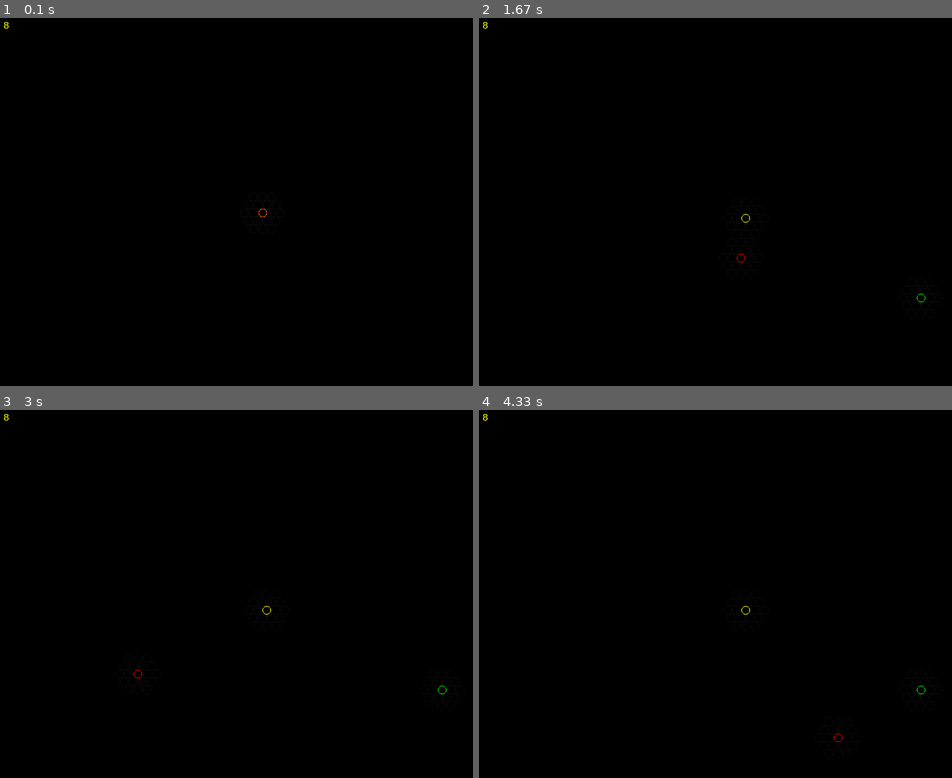
Above: before the commit, frames 1-4 (two rows, left to right).
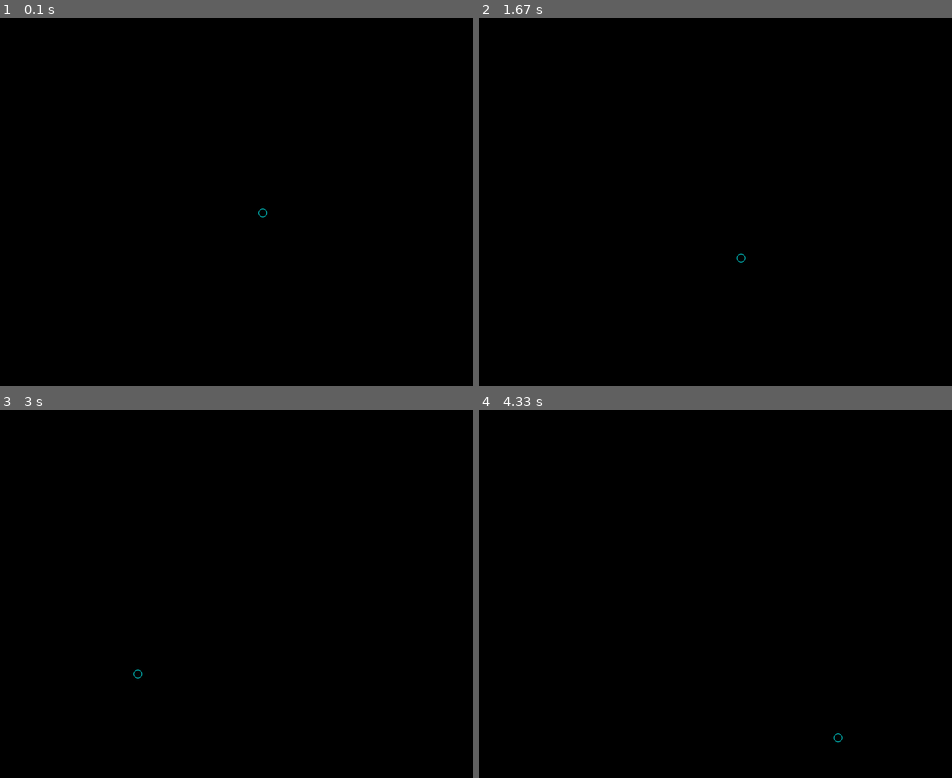
Above: after the commit, the same moments.

Repository: mtday/pygame
Game: pygame game, started from mygame/client/client.py
Two runs of this game, one before a commit and one after it. Both use one fixed random seed, a clock stepped at 60 frames per second and the inputs below.
Inputs (mouse positions are in pixels of both pictures, inside the frame that each line leads up to):
- Up to frame 1 (0.1 s): no input
- Up to frame 2 (1.67 s): press the mouse at (616, 216) at 0.37 s; move the mouse to (701, 257) at 0.47 s; release the mouse at (791, 301) at 0.6 s; click (578, 305) at 0.72 s; click (753, 80) at 1.05 s; click (739, 260) at 1.38 s
- Up to frame 3 (3 s): click (175, 476) at 1.72 s; click (425, 594) at 2.05 s; click (449, 682) at 2.38 s; click (137, 674) at 2.72 s
- Up to frame 4 (4.33 s): click (663, 719) at 3.05 s; click (852, 553) at 3.38 s; click (928, 597) at 3.72 s; click (838, 737) at 4.05 s

The runs differ from the first frame. In frame 1, less than 0.1% of the frame differs, in the area x 0-57%, y 1-55%; in frame 2, less than 0.1%, in the area x 0-95%, y 1-78%; in frame 3, less than 0.1%; in frame 4, less than 0.1%.

Commit message:
removed unneeded hexgrid drawing code

Diff:
--- a/mygame/client/config/colors.py
+++ b/mygame/client/config/colors.py
@@ -1,4 +1,5 @@
 
+CYAN = (0, 255, 255)
 BLACK = (0, 0, 0)
 BLUE = (0, 0, 255)
 GREEN = (0, 255, 0)
--- /dev/null
+++ b/mygame/client/ui/hex.py
@@ -0,0 +1,24 @@
+import math
+import pygame
+import pygame.gfxdraw
+
+
+class Hex:
+    precomputed_rads = [(math.pi / 180) * (60 * i + 30) for i in range(0, 6)]
+    precomputed_cos = [math.cos(rad) for rad in precomputed_rads]
+    precomputed_sin = [math.sin(rad) for rad in precomputed_rads]
+
+    @staticmethod
+    def draw_circle(surface, center, radius, color):
+        pygame.gfxdraw.aacircle(surface, int(center[0]), int(center[1]), int(radius), color)
+
+    @staticmethod
+    def draw_hex(surface, center, radius, color):
+        corner_points = [Hex.get_point(center, radius, i) for i in range(0, 6)]
+        pygame.draw.aalines(surface, color, True, corner_points)
+
+    @staticmethod
+    def get_point(center, radius, i):
+        center_x, center_y = center
+        return (center_x + radius * Hex.precomputed_cos[i],
+                center_y + radius * Hex.precomputed_sin[i])
--- a/mygame/client/ui/hexgrid.py
+++ b/mygame/client/ui/hexgrid.py
@@ -1,19 +1,12 @@
 import math
 
-import pygame
-from mygame.client.config.colors import BLACK
-from mygame.client.config.colors import GREEN
-from mygame.client.config.colors import HEX_GRID_LINE_COLOR
-from mygame.client.config.colors import RED
-from mygame.client.config.colors import YELLOW
-from mygame.common.model.coord import Coord
-from mygame.common.model.hex import Hex
-
-from mygame.client.config.settings import FONT_NAME_DEFAULT
+from mygame.client.config.colors import CYAN
 from mygame.client.config.settings import HEX_RADIUS_DEFAULT
 from mygame.client.config.settings import HEX_RADIUS_MAX
 from mygame.client.config.settings import HEX_RADIUS_MID
 from mygame.client.config.settings import HEX_RADIUS_MIN
+from mygame.client.ui.hex import Hex
+from mygame.common.model.coord import Coord
 
 
 class HexGrid:
@@ -85,40 +78,11 @@
         self.hex_width_half = self.hex_width / 2
 
     def draw(self):
-        # self.__draw_grid()
-        self.__draw_center()
-        self.__draw_origin()
         self.__draw_hover()
-
-        font = pygame.font.SysFont(FONT_NAME_DEFAULT, 15)
-        self.surface.blit(font.render(f'{self.hex_radius}', True, YELLOW, BLACK), (10, 10))
-
-    def __draw_grid(self):
-        top_left = self.__get_top_left_coord_center()
-        rows = int(self.surface.get_height() / self.hex_vertical_increase) + 1
-        cols = int(self.surface.get_width() / self.hex_width) + 1
-        for r in range(0, rows):
-            for c in range(0, cols):
-                hex_offset = int((r % 2) * self.hex_width_half)
-                center = (top_left[0] + c * self.hex_width + hex_offset, top_left[1] + r * self.hex_vertical_increase)
-                Hex.draw_hex(self.surface, center, self.hex_radius, HEX_GRID_LINE_COLOR)
-
-    def __draw_center(self):
-        self.__draw_coord_ring(self.center_coord, HEX_GRID_LINE_COLOR, 2)
-        self.__draw_coord_neighbors(self.center_coord, HEX_GRID_LINE_COLOR)
-        self.__draw_coord(self.center_coord, YELLOW)
 
     def __draw_hover(self):
         if self.hover_coord:
-            self.__draw_coord_ring(self.hover_coord, HEX_GRID_LINE_COLOR, 2)
-            self.__draw_coord_neighbors(self.hover_coord, HEX_GRID_LINE_COLOR)
-            self.__draw_coord(self.hover_coord, RED)
-
-    def __draw_origin(self):
-        origin = Coord()
-        self.__draw_coord_ring(origin, HEX_GRID_LINE_COLOR, 2)
-        self.__draw_coord_neighbors(origin, HEX_GRID_LINE_COLOR)
-        self.__draw_coord(origin, GREEN)
+            self.__draw_coord(self.hover_coord, CYAN)
 
     def __draw_coord(self, coord, color):
         offset = coord.subtract_coord(self.center_coord)
@@ -126,23 +90,4 @@
         coord_x = coord_x + self.surface.get_width() / 2 + self.coord_offset_x
         coord_y = self.hex_radius * 3 / 2 * offset.z
         coord_y = coord_y + self.surface.get_height() / 2 + self.coord_offset_y
-        Hex.draw_circle(self.surface, (coord_x, coord_y), self.hex_width_half, color, coord)
-
-    def __draw_coord_neighbors(self, coord, color):
-        [self.__draw_coord(neighbor, color) for neighbor in coord.get_neighbors()]
-
-    def __draw_coord_ring(self, coord, color, distance):
-        [self.__draw_coord(surrounding, color) for surrounding in coord.get_ring(distance)]
-
-    def __get_top_left_coord_center(self):
-        top_left = (self.surface.get_width() / 2 + self.coord_offset_x,
-                    self.surface.get_height() / 2 + self.coord_offset_y)
-        while top_left[0] >= 0 or top_left[1] >= 0:
-            if top_left[0] >= 0:
-                if top_left[1] >= 0:
-                    top_left = (top_left[0] - self.hex_width_half, top_left[1] - self.hex_vertical_increase)
-                else:
-                    top_left = (top_left[0] - self.hex_width, top_left[1])
-            elif top_left[1] >= 0:
-                top_left = (top_left[0], top_left[1] - self.hex_height)
-        return top_left
+        Hex.draw_circle(self.surface, (coord_x, coord_y), self.hex_width_half, color)
--- a/mygame/common/model/hex.py
+++ /dev/null
@@ -1,56 +0,0 @@
-import math
-import pygame
-
-from mygame.client.config.colors import BLACK
-from mygame.client.config.colors import YELLOW
-from pygame import gfxdraw
-
-from mygame.client.config.settings import FONT_NAME_DEFAULT
-
-
-class Hex:
-    precomputed_rads = [(math.pi / 180) * (60 * i + 30) for i in range(0, 6)]
-    precomputed_cos = [math.cos(rad) for rad in precomputed_rads]
-    precomputed_sin = [math.sin(rad) for rad in precomputed_rads]
-
-    @staticmethod
-    def draw_circle(surface, center, radius, color, coord=None):
-        pygame.gfxdraw.aacircle(surface, int(center[0]), int(center[1]), int(radius), color)
-
-        if coord and radius > 12:
-            font = pygame.font.SysFont(FONT_NAME_DEFAULT, 15)
-            x_label = coord.x if coord.x != 0 else "x"
-            y_label = coord.y if coord.y != 0 else "y"
-            z_label = coord.z if coord.z != 0 else "z"
-            x_corner = Hex.get_point(center, radius, 5)
-            y_corner = Hex.get_point(center, radius, 3)
-            z_corner = Hex.get_point(center, radius, 1)
-            x_pos = (x_corner[0] - 7, x_corner[1] - 0)
-            y_pos = (y_corner[0] + 4, y_corner[1] - 0)
-            z_pos = (z_corner[0] - 2, z_corner[1] - 12)
-            surface.blit(font.render(f'{x_label}', True, YELLOW, BLACK), x_pos)
-            surface.blit(font.render(f'{y_label}', True, YELLOW, BLACK), y_pos)
-            surface.blit(font.render(f'{z_label}', True, YELLOW, BLACK), z_pos)
-
-    @staticmethod
-    def draw_hex(surface, center, radius, color, coord=None):
-        corner_points = [Hex.get_point(center, radius, i) for i in range(0, 6)]
-        pygame.draw.aalines(surface, color, True, corner_points)
-
-        if coord and radius > 12:
-            font = pygame.font.SysFont(FONT_NAME_DEFAULT, 15)
-            x_label = coord.x if coord.x != 0 else "x"
-            y_label = coord.y if coord.y != 0 else "y"
-            z_label = coord.z if coord.z != 0 else "z"
-            x_pos = (corner_points[5][0] - 7, corner_points[5][1] - 0)
-            y_pos = (corner_points[3][0] + 4, corner_points[3][1] - 0)
-            z_pos = (corner_points[1][0] - 2, corner_points[1][1] - 12)
-            surface.blit(font.render(f'{x_label}', True, YELLOW, BLACK), x_pos)
-            surface.blit(font.render(f'{y_label}', True, YELLOW, BLACK), y_pos)
-            surface.blit(font.render(f'{z_label}', True, YELLOW, BLACK), z_pos)
-
-    @staticmethod
-    def get_point(center, radius, i):
-        center_x, center_y = center
-        return (center_x + radius * Hex.precomputed_cos[i],
-                center_y + radius * Hex.precomputed_sin[i])
